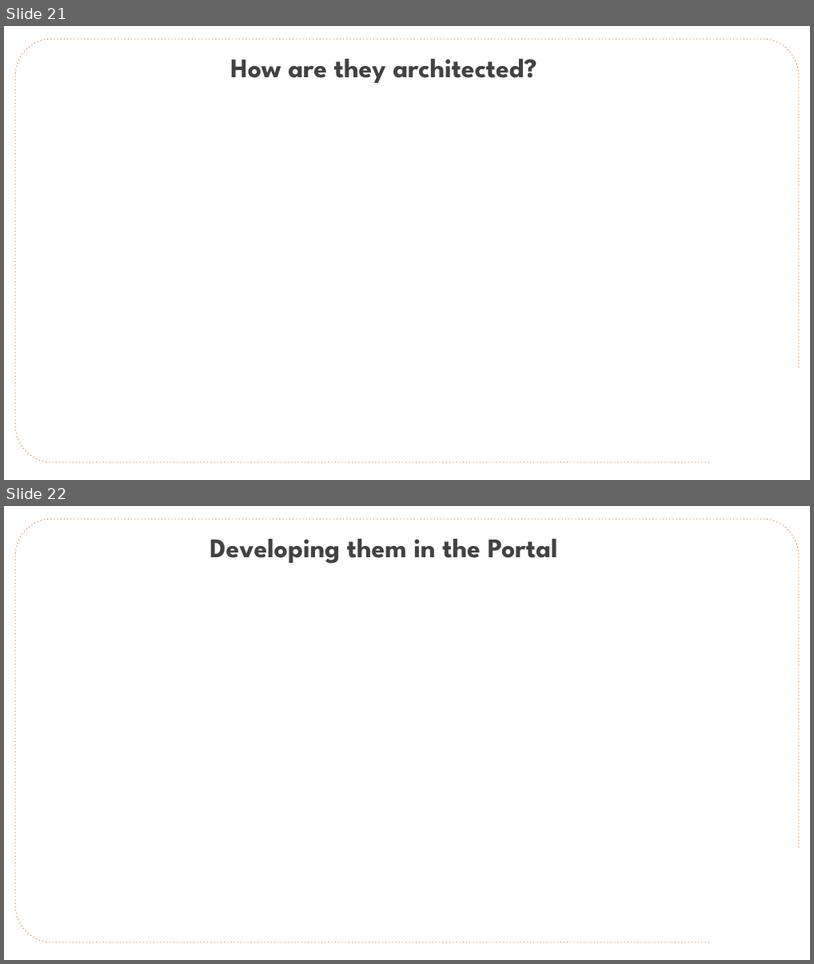
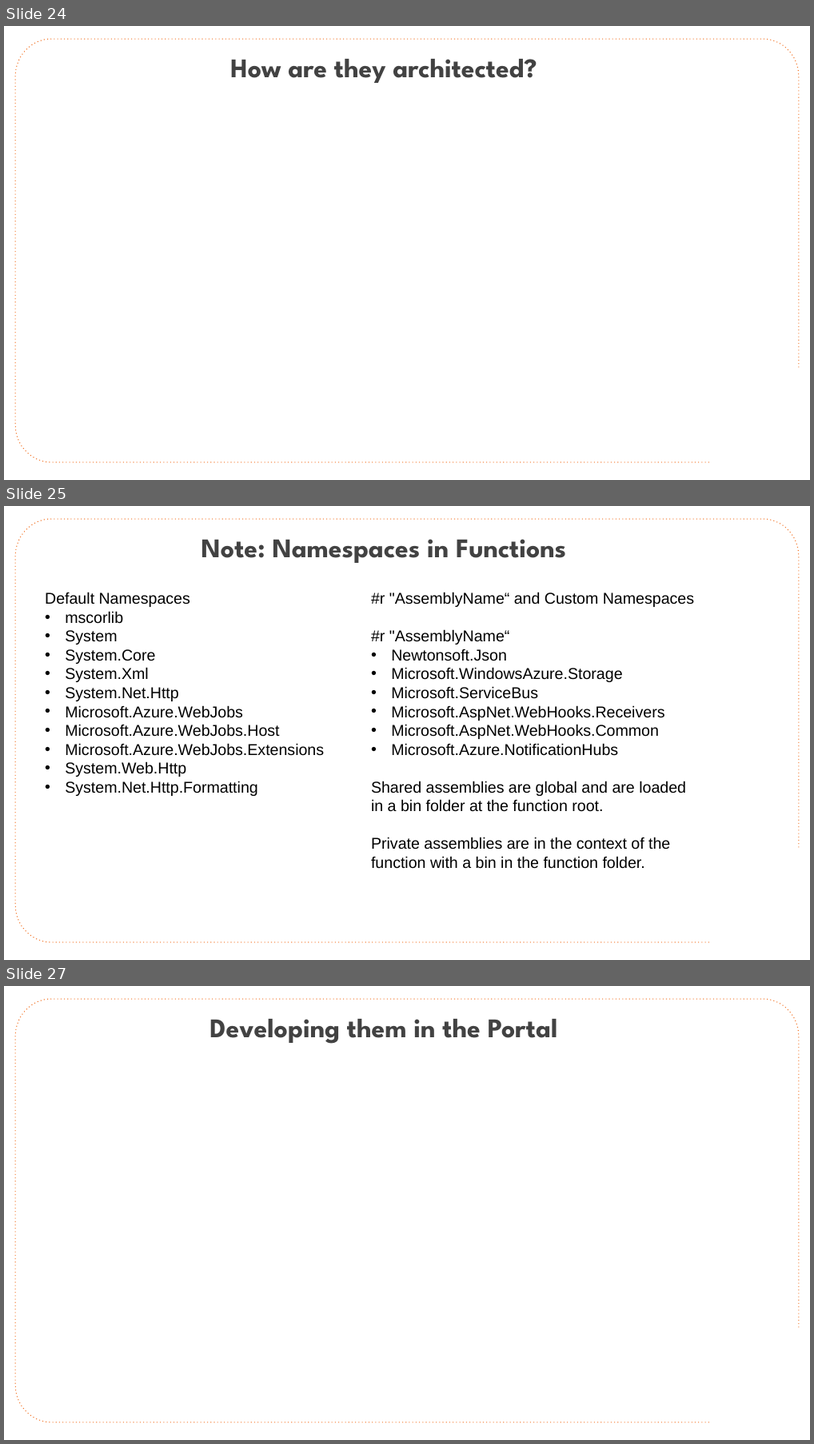
Before and after one commit to CloudSpecOps/Serverless-Architectures-with-Azure, a slide deck: Session Presentation/Azure-Serverless-Architecture-Session-Day-1.pptx. Shown one above the other, each under a label of ours: slides 21 and 22 before the commit, slides 24, 25 and 27 after it; the slides between them are not shown. The pictures are 814x964 and 814x1444 pixels, drawn with LibreOffice and Linux fonts; fonts in the diff are those of the drawing; background and template pictures are left out. Boxes give left, top, right and bottom in pixels: in the first picture for what was removed or moved away, otherwise in the second. Text is boxed around its words. In the diff, an @@ line names an element or a change of style, - is before the commit and + after.

```diff
--- a/Session Presentation/Azure-Serverless-Architecture-Session-Day-1.pptx
+++ b/Session Presentation/Azure-Serverless-Architecture-Session-Day-1.pptx
@@ slide 25 added at box(4, 506, 810, 960), background #FFFFFF; not listed: 1 template element that a slide beside it also shows @@
@@ text added at box(202, 539, 566, 563), 48 pt, text #424242, bold @@
+Note: Namespaces in Functions
@@ text added at box(45, 592, 324, 796), 28 pt, text #000000 @@
+Default Namespaces
+• mscorlib
+• System
+• System.Core
+• System.Xml
+• System.Net.Http
+• Microsoft.Azure.WebJobs
+• Microsoft.Azure.WebJobs.Host
+• Microsoft.Azure.WebJobs.Extensions
+• System.Web.Http
+• System.Net.Http.Formatting
@@ text added at box(371, 592, 694, 868), 28 pt, text #000000 @@
+#r "AssemblyName“ and Custom Namespaces
+#r "AssemblyName“
+              • Newtonsoft.Json
+              • Microsoft.WindowsAzure.Storage
+              • Microsoft.ServiceBus
+              • Microsoft.AspNet.WebHooks.Receivers
+              • Microsoft.AspNet.WebHooks.Common
+              • Microsoft.Azure.NotificationHubs
+Shared assemblies are global and are loaded in a bin folder at the function root.
+Private assemblies are in the context of the function with a bin in the function folder.
@@ what was slide 21 is now slide 24 @@
@@ what was slide 22 is now slide 27 @@
```
Also in this commit, not shown: 10 slides changed, 7 other slides added.
